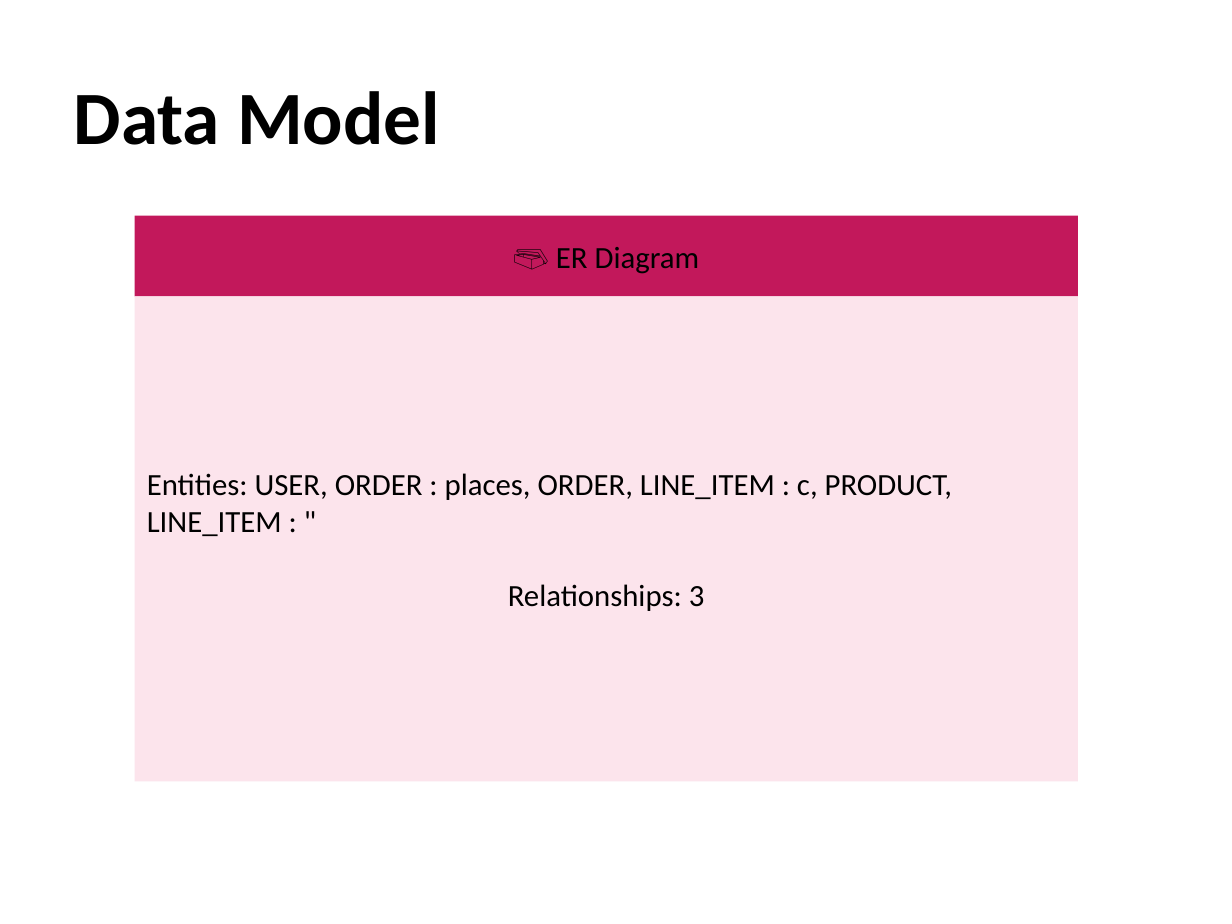
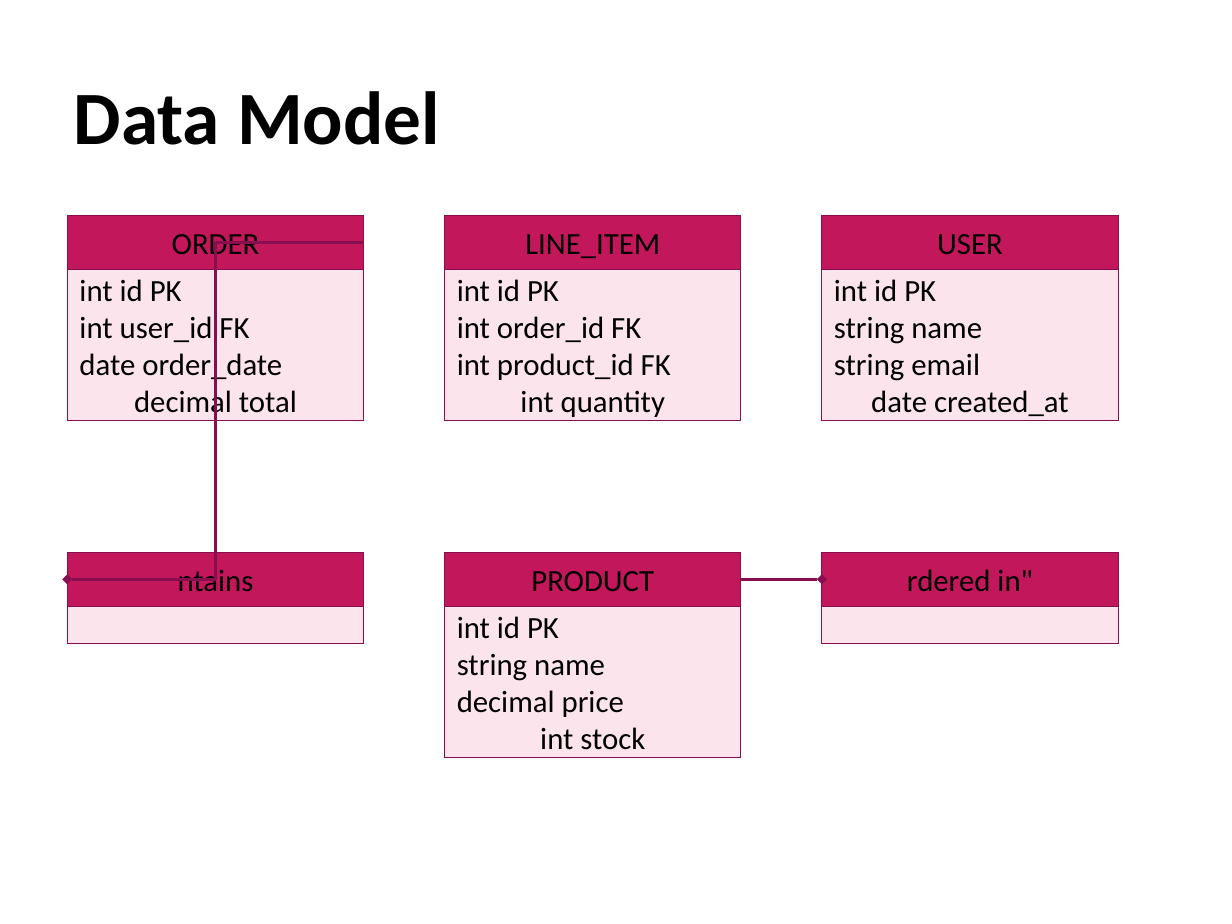
Before and after one commit to awol2005ex/ppt-rs, a slide deck: slide 11 of examples/md2ppt_demo.pptx. Drawn at 1232x924 pixels with LibreOffice and Linux fonts; fonts in the diff are those of the drawing. Boxes give left, top, right and bottom in pixels: in the first picture for what was removed or moved away, otherwise in the second. Text is boxed around its words. In the diff, an @@ line names an element or a change of style, - is before the commit and + after.

Commit message:
Add Mermaid diagram rendering with shapes and modularize markdown/slide modules
- Create modular `cli/markdown/` structure with `mod.rs`, `parser.rs`, `mermaid.rs`
- Create modular `generator/slide/` structure with `mod.rs`, `formatting.rs`
- Implement shape-based rendering for 9 Mermaid diagram types (Flowchart, Sequence, Pie, Gantt, Class, State, ER, Mindmap, Timeline)
- Add `MermaidParser` with diagram detection and element extraction for each type
- Add `MermaidRenderer` with shape generation

```diff
--- a/examples/md2ppt_demo.pptx
+++ b/examples/md2ppt_demo.pptx
@@ rectangle added at [68, 216, 365, 270], fill #C2185B, outline #880E4F 0 pt, 18 pt, text #000000 @@
+ORDER
@@ rectangle removed at [134, 216, 1078, 297] @@
-🗃️ ER Diagram
@@ rectangle added at [445, 216, 742, 270], fill #C2185B, outline #880E4F 0 pt, 18 pt, text #000000 @@
+LINE_ITEM
@@ rectangle added at [822, 216, 1119, 270], fill #C2185B, outline #880E4F 0 pt, 18 pt, text #000000 @@
+USER
@@ elbow arrow added from (363, 243) to (68, 579), #880E4F 1.5 pt @@
@@ rectangle "int id PK int user_id ...": place and size @@
-rectangle "int id PK int user_id ..." at [134, 297, 1078, 782]
+rectangle "int id PK int user_id ..." at [68, 270, 365, 420]
@@ rectangle "int id PK int user_id ..." at [68, 270, 365, 420]: outline none to #880E4F 0 pt @@
@@ text in rectangle at [79, 279, 297, 420]: text changed @@
-Entities: USER, ORDER : places, ORDER, LINE_ITEM : c, PRODUCT, LINE_ITEM : "
-Relationships: 3
+int id PK
+int user_id FK
+date order_date
+decimal total
@@ rectangle added at [445, 270, 742, 420], fill #FCE4EC, outline #880E4F 0 pt, 18 pt, text #000000 @@
+int id PK
+int order_id FK
+int product_id FK
+int quantity
@@ rectangle added at [822, 270, 1119, 420], fill #FCE4EC, outline #880E4F 0 pt, 18 pt, text #000000 @@
+int id PK
+string name
+string email
+date created_at
@@ rectangle added at [68, 552, 365, 606], fill #C2185B, outline #880E4F 0 pt, 18 pt, text #000000 @@
+ntains
@@ rectangle added at [445, 552, 742, 606], fill #C2185B, outline #880E4F 0 pt, 18 pt, text #000000 @@
+PRODUCT
@@ rectangle added at [822, 552, 1119, 606], fill #C2185B, outline #880E4F 0 pt, 18 pt, text #000000 @@
+rdered in"
@@ elbow arrow added from (740, 579) to (822, 579), #880E4F 1.5 pt @@
@@ rectangle added at [68, 606, 365, 644], fill #FCE4EC, outline #880E4F 0 pt @@
@@ rectangle added at [445, 606, 742, 756], fill #FCE4EC, outline #880E4F 0 pt, 18 pt, text #000000 @@
+int id PK
+string name
+decimal price
+int stock
@@ rectangle added at [822, 606, 1119, 644], fill #FCE4EC, outline #880E4F 0 pt @@
```
Also in this commit, not shown: 14 other slides changed, 1 slide added, 1 slide removed, 10 other files.
